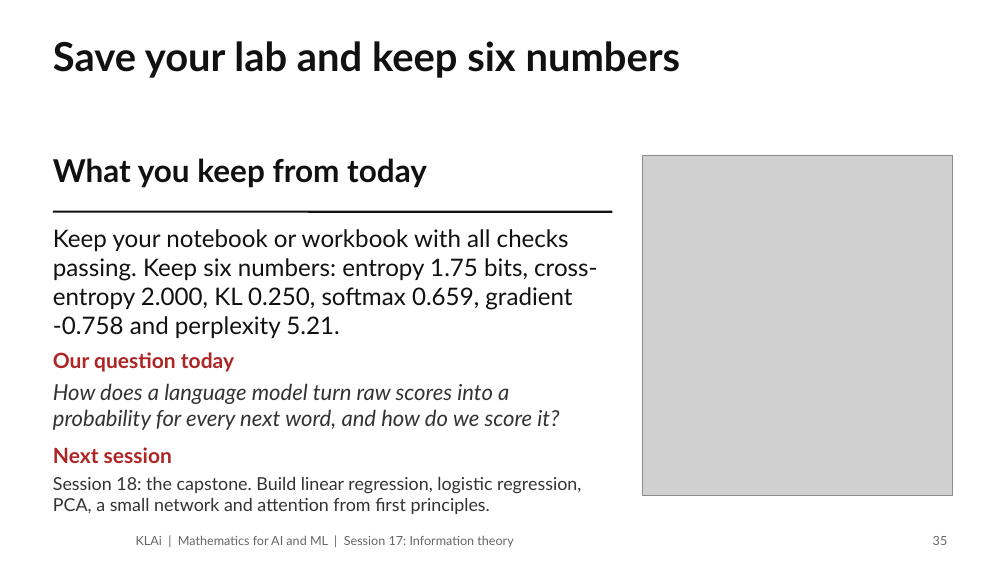
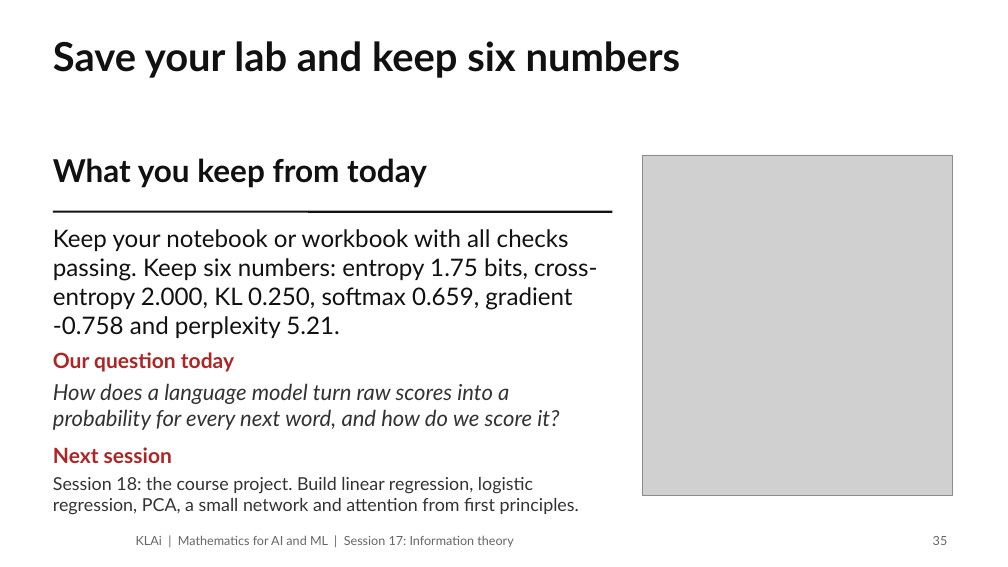
Before and after one commit to Jotham566/teaching-material, a slide deck: slide 35 of Professional_AI_Training/Business_AI/Mathematics for AI and ML/Class Slides/17 - Information theory.pptx. Drawn at 1008x567 pixels with LibreOffice and Linux fonts; fonts in the diff are those of the drawing; grey boxes stand for pictures; background and template pictures are left out. Boxes give left, top, right and bottom in pixels: in the first picture for what was removed or moved away, otherwise in the second. Text is boxed around its words. In the diff, an @@ line names an element or a change of style, - is before the commit and + after.

```diff
--- a/Professional_AI_Training/Business_AI/Mathematics for AI and ML/Class Slides/17 - Information theory.pptx
+++ b/Professional_AI_Training/Business_AI/Mathematics for AI and ML/Class Slides/17 - Information theory.pptx
@@ text at (x1=53, y1=477, x2=579, y2=515): text changed @@
-Session 18: the capstone. Build linear regression, logistic regression, PCA, a small network and attention from first principles.
+Session 18: the course project. Build linear regression, logistic regression, PCA, a small network and attention from first principles.
```
Also in this commit, not shown: 32 other files.
